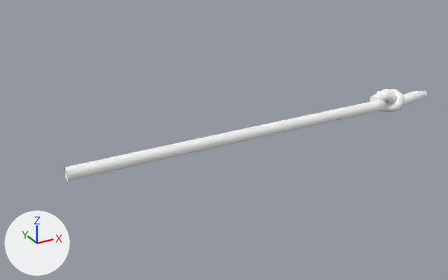
The FBX model Assets/Contents/Models/Environment/on_tree_buttons/rope/rope_lp_armature.fbx, before and after one commit.
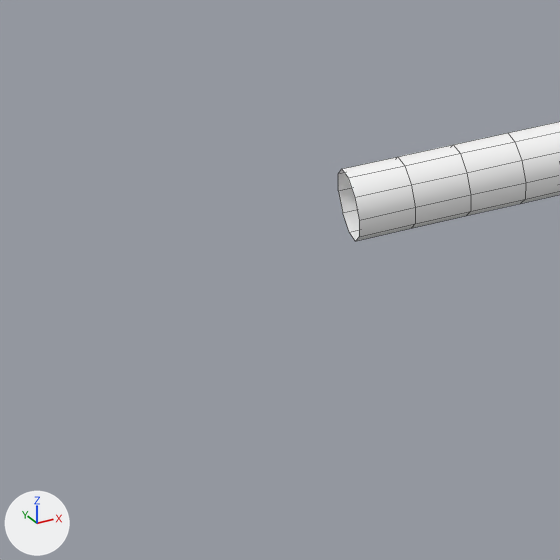
There are two pictures of each version: one whole from a camera (50 mm lens) standing at (-0.74, -3.302, 1.648) and looking at (1.129, 0.096, -0.051), one close up on the part from 0% to 24% of the width and 48% to 86% of the height. Arrows for +X, +Y and +Z are at lower left; the lights stay in place. The close-ups show mesh edges as thin lines. Where no turn or scale is listed for an object, it has been applied to the vertices.

Before the edit, the objects in view are built like this:
```python
me_circle_003 = bpy.data.meshes.new('Circle.003')
me_circle_003.from_pydata(...)  # 580 vertices, 570 faces; spans x 0.02..2.92, y -0.09..0.12, z -0.08..0.12
me_circle_003.materials.append(mat_default_material_003)  # white #ffffff
ob_rope_old_002 = bpy.data.objects.new('rope_old.002', me_circle_003)
ob_rope_old_002.location = (0.0, 0.0, 0.0)
```
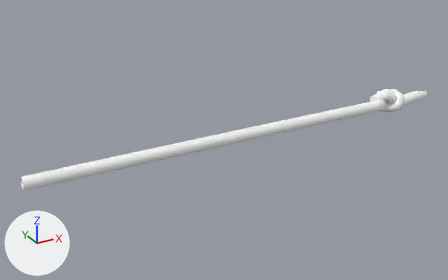
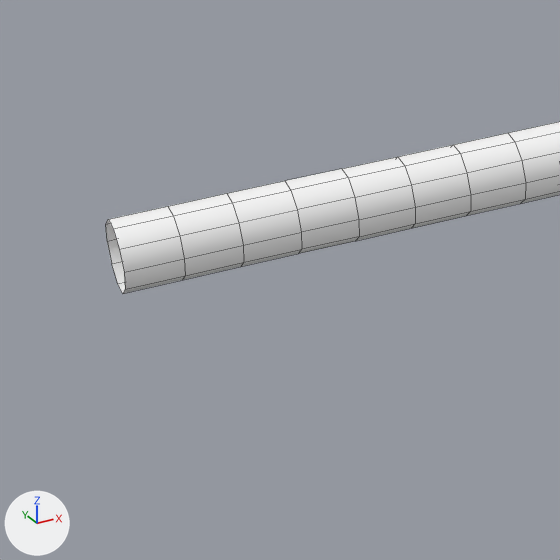
The edits, one by one:
me_circle_003 is used by ob_rope_old_002; location (0.0, 0.0, 0.0).
me_circle_003 had 580 vertices, 570 faces and spanned x 0.02..2.92, y -0.09..0.12, z -0.08..0.12.
me_circle_003 now has 620 vertices, 610 faces and spans x -0.23..2.92, y -0.09..0.12, z -0.08..0.12.
Part 1, on me_circle_003:
10 new vertices lie (-0.06, 0.0, 0.0) away from vertices in x 0.02, y -0.04..0.04, z -0.04..0.04.
10 new vertices lie (-0.07, 0.0, 0.0) away from vertices in x -0.04, y -0.04..0.04, z -0.04..0.04.
10 new vertices lie (-0.06, 0.0, 0.0) away from vertices in x -0.11, y -0.04..0.04, z -0.04..0.04.
10 new vertices lie (-0.06, 0.0, 0.0) away from vertices in x -0.17, y -0.04..0.04, z -0.04..0.04.
40 new faces join them.

Where the change shows, as pixel boxes [x1, y1, x2, y2] in the close-ups (560 x 560 px):
'rope_old.002', reshaped: before [338, 122, 560, 241]; after [106, 122, 560, 294]
part 1 of me_circle_003, added: after [106, 169, 359, 294]
